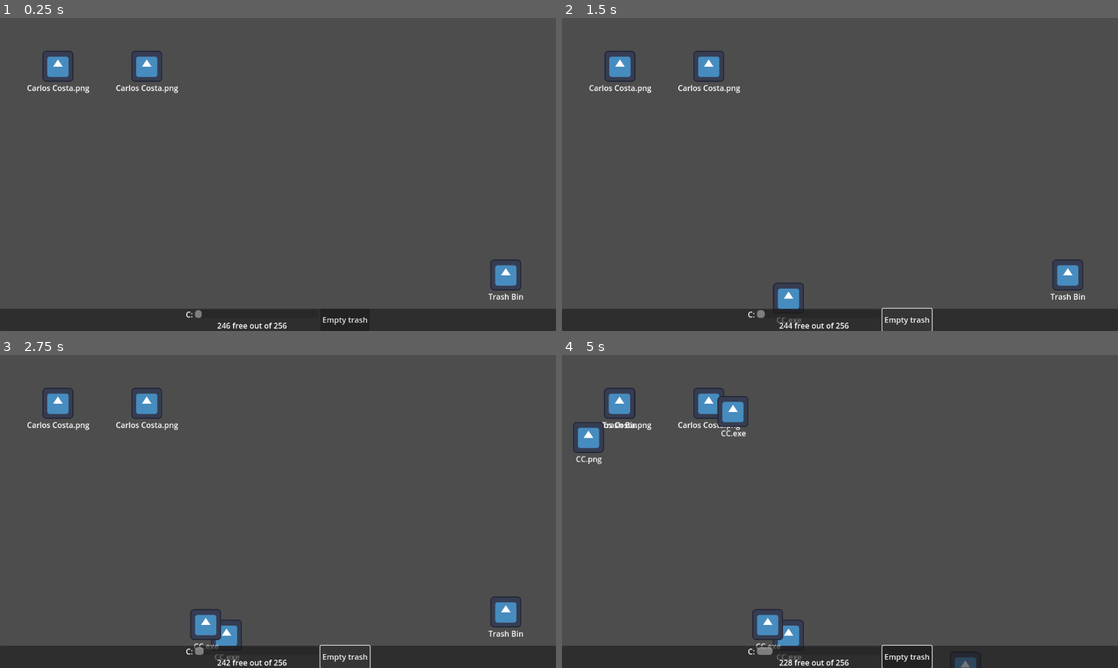
Above: before the commit, frames 1-4 (two rows, left to right).
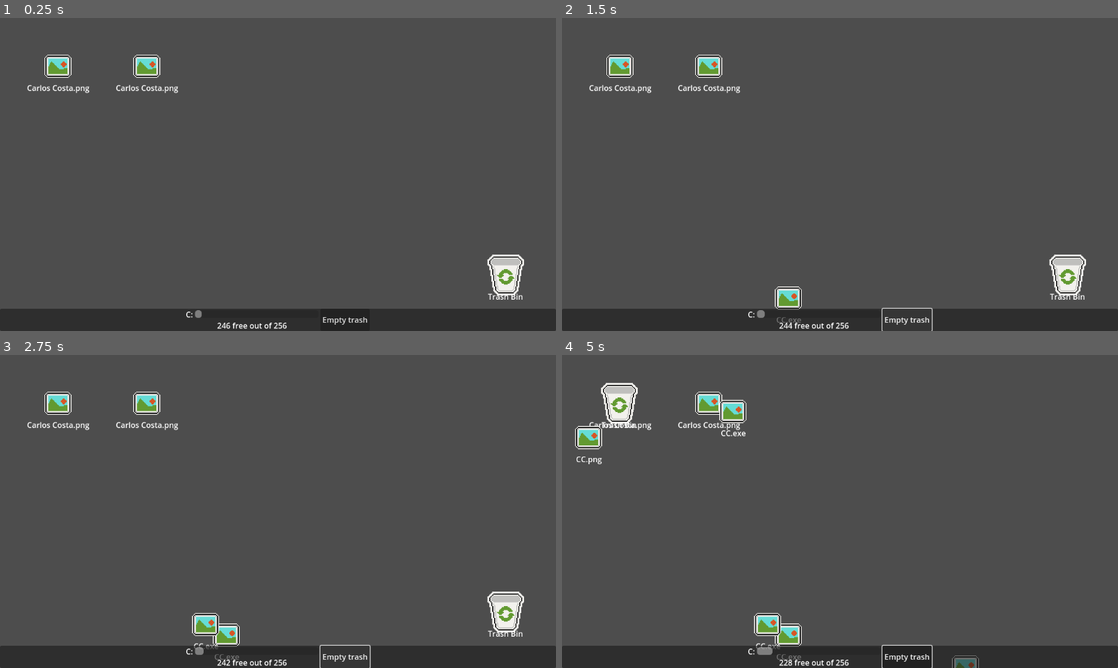
Above: after the commit, the same moments.

Repository: VileOar/ludum-dare-54
Game: Godot game, scene res://scenes/main.tscn
Same seed, same stepped clock (60 frames per second), same inputs: the game is played once before the commit and once after it. The engine's default icon, where the game draws it, is replaced by a stand-in: a white triangle on a blue panel in a dark square.
Inputs (mouse positions are in pixels of both pictures, inside the frame that each line leads up to):
- Up to frame 1 (0.25 s): no input
- Up to frame 2 (1.5 s): click "Empty trash" at 0.5 s; click "Empty trash" at 1.25 s
- Up to frame 3 (2.75 s): click "Empty trash" at 2 s
- Up to frame 4 (5 s): tap Enter at 2.75 s; drag from (1067, 611) to (617, 401) at 2.77 s; tap Space at 3.5 s; drag from (728, 527) to (617, 401) at 3.52 s; move the mouse to (895, 442) at 4.27 s; click (895, 442) at 4.42 s

The runs differ from the first frame. In frame 1, 1.7% of the frame differs, in the area x 7-95%, y 10-90%; in frame 2, 2.1%; in frame 3, 2.5%; in frame 4, 3.1%, in the area x 2-75%, y 8-100%.

Commit message:
Squashed commit of the following:
commit 2ba0804c86196450c2908d1e60815fdc2a821641
Author: PMSValerio <37459155+PMSValerio@users.noreply.github.com>
Date:   Sat Sep 30 17:48:22 2023 +0100

    select files

commit 16b4adb5ad93650d8a88208d00bad5ef391245af
Author: PMSValerio <37459155+PMSValerio@users.noreply.github.com>
Date:   Sat Sep 30 17:13:38 2023 +0100

    added selected graphics

commit 8c673e1a242bef73bc20b73536f9906999bcf353
Author: PMSValerio <37459155+PMSValerio@users.noreply.github.com>
Date:   Sat Sep 30 16:39:56 2023 +0100

    added sprites to nodes

commit 167d3c4c77361d80996e91a0fcb4a6536a1e7612
Merge: e31ccf2 143fc65
Author: PMSValerio <37459155+PMSValerio@users.noreply.github.com>
Date:   Sat Sep 30 16:29:07 2023 +0100

    Merge branch 'master' into art

commit e31ccf2720bc16fdfe950d298f0ccdd77b74ceb2
Author: PMSValerio <37459155+PMSValerio@users.noreply.github.com>
Date:   Sat Sep 30 16:28:29 2023 +0100

    add desktop icons

commit 143fc654614eeb9baa576c6f516946ab7ba5fc89
Author: Lucius Vinicius <luciusviniciusf@ua.pt>
Date:   Sat Sep 30 16:11:36 2023 +0100

    Fix multiple file_size

commit 7ec427e34ffc72c6134d0f3edcbe4017e30d8135
Author: PMSValerio <37459155+PMSValerio@users.noreply.github.com>
Date:   Sat Sep 30 15:16:20 2023 +0100

    base palette

Diff:
--- /dev/null
+++ b/assets/styles/select_stylebox.tres
@@ -0,0 +1,14 @@
+[gd_resource type="StyleBoxTexture" load_steps=2 format=3 uid="uid://mywrcixpr5bb"]
+
+[ext_resource type="Texture2D" uid="uid://c0kt1jh1aw8dm" path="res://assets/gfx/panels/desktop_panels.png" id="1_1tuv6"]
+
+[resource]
+content_margin_left = 4.0
+content_margin_top = 4.0
+content_margin_right = 4.0
+content_margin_bottom = 4.0
+texture = ExtResource("1_1tuv6")
+texture_margin_left = 8.0
+texture_margin_top = 8.0
+texture_margin_right = 8.0
+texture_margin_bottom = 8.0
--- a/project.godot
+++ b/project.godot
@@ -23,3 +23,7 @@
 [display]
 
 window/stretch/mode="viewport"
+
+[rendering]
+
+textures/canvas_textures/default_texture_filter=0
--- a/scenes/desktop.tscn
+++ b/scenes/desktop.tscn
@@ -21,5 +21,3 @@
 position = Vector2(472, 208)
 
 [node name="MouseManager" parent="." instance=ExtResource("3_vdwjr")]
-
-[connection signal="select_files" from="MouseManager" to="." method="_on_mouse_manager_select_files"]
--- a/scenes/files/draggable_file.tscn
+++ b/scenes/files/draggable_file.tscn
@@ -1,7 +1,72 @@
-[gd_scene load_steps=4 format=3 uid="uid://dv0gqt42k76sy"]
+[gd_scene load_steps=12 format=3 uid="uid://dv0gqt42k76sy"]
 
 [ext_resource type="Script" path="res://scripts/draggable_file.gd" id="1_6b7ij"]
-[ext_resource type="Texture2D" uid="uid://7s0b2duww7m6" path="res://icon.svg" id="2_1ykcq"]
+[ext_resource type="Texture2D" uid="uid://jvf4uwwjq7gj" path="res://assets/gfx/desktop_icons/file_icons.png" id="2_qx6t0"]
+[ext_resource type="Texture2D" uid="uid://cwajhyeq7c5dd" path="res://assets/gfx/desktop_icons/big_icons.png" id="3_2q1sg"]
+[ext_resource type="StyleBox" uid="uid://mywrcixpr5bb" path="res://assets/styles/select_stylebox.tres" id="4_tpltf"]
+
+[sub_resource type="AtlasTexture" id="AtlasTexture_872bg"]
+atlas = ExtResource("2_qx6t0")
+region = Rect2(0, 0, 32, 32)
+
+[sub_resource type="AtlasTexture" id="AtlasTexture_uoaal"]
+atlas = ExtResource("2_qx6t0")
+region = Rect2(0, 64, 32, 32)
+
+[sub_resource type="AtlasTexture" id="AtlasTexture_abxmc"]
+atlas = ExtResource("2_qx6t0")
+region = Rect2(0, 96, 32, 32)
+
+[sub_resource type="AtlasTexture" id="AtlasTexture_cpatc"]
+atlas = ExtResource("3_2q1sg")
+region = Rect2(0, 0, 48, 48)
+
+[sub_resource type="AtlasTexture" id="AtlasTexture_p68r8"]
+atlas = ExtResource("2_qx6t0")
+region = Rect2(0, 32, 32, 32)
+
+[sub_resource type="SpriteFrames" id="SpriteFrames_hjvc7"]
+animations = [{
+"frames": [{
+"duration": 1.0,
+"texture": SubResource("AtlasTexture_872bg")
+}],
+"loop": true,
+"name": &"exe",
+"speed": 5.0
+}, {
+"frames": [{
+"duration": 1.0,
+"texture": SubResource("AtlasTexture_uoaal")
+}],
+"loop": true,
+"name": &"folder",
+"speed": 5.0
+}, {
+"frames": [{
+"duration": 1.0,
+"texture": SubResource("AtlasTexture_abxmc")
+}],
+"loop": true,
+"name": &"png",
+"speed": 5.0
+}, {
+"frames": [{
+"duration": 1.0,
+"texture": SubResource("AtlasTexture_cpatc")
+}],
+"loop": true,
+"name": &"trash_bin",
+"speed": 5.0
+}, {
+"frames": [{
+"duration": 1.0,
+"texture": SubResource("AtlasTexture_p68r8")
+}],
+"loop": true,
+"name": &"txt",
+"speed": 5.0
+}]
 
 [sub_resource type="RectangleShape2D" id="RectangleShape2D_whtvk"]
 size = Vector2(64, 64)
@@ -9,9 +74,10 @@
 [node name="DraggableFile" type="Node2D"]
 script = ExtResource("1_6b7ij")
 
-[node name="Sprite2D" type="Sprite2D" parent="."]
-scale = Vector2(0.5, 0.5)
-texture = ExtResource("2_1ykcq")
+[node name="FileIcon" type="AnimatedSprite2D" parent="."]
+scale = Vector2(2, 2)
+sprite_frames = SubResource("SpriteFrames_hjvc7")
+animation = &"png"
 
 [node name="ColorRect" type="ColorRect" parent="."]
 offset_left = -32.0
@@ -36,4 +102,15 @@
 [node name="CollisionShape2D" type="CollisionShape2D" parent="SelectionArea"]
 shape = SubResource("RectangleShape2D_whtvk")
 
+[node name="PanelContainer" type="PanelContainer" parent="."]
+visible = false
+custom_minimum_size = Vector2(64, 64)
+anchors_preset = 15
+anchor_right = 1.0
+anchor_bottom = 1.0
+grow_horizontal = 2
+grow_vertical = 2
+mouse_filter = 2
+theme_override_styles/panel = ExtResource("4_tpltf")
+
 [connection signal="gui_input" from="ColorRect" to="." method="_on_color_rect_gui_input"]
--- a/scenes/files/trash_bin.tscn
+++ b/scenes/files/trash_bin.tscn
@@ -4,12 +4,17 @@
 [ext_resource type="Script" path="res://scripts/trash_bin.gd" id="2_u3sap"]
 
 [sub_resource type="RectangleShape2D" id="RectangleShape2D_dcycp"]
-size = Vector2(64, 64)
+size = Vector2(96, 96)
 
 [node name="TrashBin" instance=ExtResource("1_e3kgo")]
 script = ExtResource("2_u3sap")
+file_size = 0
+
+[node name="FileIcon" parent="." index="0"]
+animation = &"trash_bin"
 
 [node name="Label" parent="." index="2"]
+offset_right = 64.0
 text = "Trash Bin"
 
 [node name="Area2D" type="Area2D" parent="." index="3"]
--- a/scripts/autoloads/signal_manager.gd
+++ b/scripts/autoloads/signal_manager.gd
@@ -2,7 +2,6 @@
 
 signal release_file(file)
 signal release_files(files)
-signal select_files(files)
 
 ## emitted when someone wants to free space from disk (ex: empty trash, delete system32, ...)[br]
 ## should be caught by disk space manager
--- a/scripts/draggable_file.gd
+++ b/scripts/draggable_file.gd
@@ -5,8 +5,10 @@
 @onready var rect = get_viewport_rect()
 @onready var xx = rect.size.x/2 - 20
 @onready var yy = rect.size.y/2 - 20
+@onready var _selected_panel := $PanelContainer
 
 var lifted := false
+var selected := false
 var mouse_offset := Vector2.ZERO
 var text : String = "":
 	set(value):
@@ -15,11 +17,17 @@
 
 
 ## default file size
-var file_size := 5
+@export var file_size := 5
 
 # Called when the node enters the scene tree for the first time.
 func _ready():
 	SignalManager.file_created.emit(self)
+
+
+func _notification(what):
+	match what:
+		NOTIFICATION_PREDELETE:
+			Global.selected_files.erase(self)
 
 
 # Called every frame. 'delta' is the elapsed time since the previous frame.
@@ -35,21 +43,19 @@
 		match event.button_index:
 			MOUSE_BUTTON_LEFT:
 				if event.pressed:
-					# Multiple Selection
-					if Global.selected_files.is_empty():
-						set_lifted(true)
-					else:
-						for file in Global.selected_files:
-							file.set_lifted(true)
-				else:
-					# Multiple Selection
-					if Global.selected_files.is_empty():
-						set_lifted(false)
-						SignalManager.release_file.emit(self)
-					else:
+					# if another file is clicked besides the already selected ones, deselect them
+					if not Global.selected_files.has(self):
 						for file in Global.selected_files:
 							file.set_lifted(false)
-						SignalManager.release_files.emit(Global.selected_files)
+							file.set_selected(false)
+						set_selected(true)
+					# otherwise, add self to selected and grab all selected
+					for file in Global.selected_files:
+						file.set_lifted(true)
+				else:
+					for file in Global.selected_files:
+						file.set_lifted(false)
+					SignalManager.release_files.emit(Global.selected_files)
 			# RIGHT CLICK HANDLER GOES HERE
 
 func set_lifted(val : bool):
@@ -62,3 +68,13 @@
 
 func delete():
 	queue_free()
+
+func set_selected(val : bool):
+	selected = val
+	if val:
+		if not Global.selected_files.has(self):
+			Global.selected_files.append(self)
+		_selected_panel.show()
+	else:
+		Global.selected_files.erase(self)
+		_selected_panel.hide()
--- a/scripts/mouse_manager.gd
+++ b/scripts/mouse_manager.gd
@@ -3,8 +3,6 @@
 @onready var panel : Panel = $Panel
 @onready var selection_area : Area2D = $SelectionArea
 @onready var selection_shape = $SelectionArea/SelectionShape
-
-signal select_files(files)
 
 var final_mouse_pos := Vector2.ZERO
 var initial_mouse_pos := Vector2.ZERO
@@ -36,6 +34,7 @@
 	# Draggable Area
 	if event is InputEventMouseButton:
 		match event.button_index:
+			# only enters here if not clicking a file
 			MOUSE_BUTTON_LEFT:
 				if event.pressed:
 					var mouse_pos = get_global_mouse_position()
@@ -50,11 +49,9 @@
 
 func _on_selection_area_area_entered(area):
 	if dragging:
-		Global.selected_files.append(area.owner)
-#	SignalManager.select_files.emit(selected_files)
+		area.owner.set_selected(true)
 
 
 func _on_selection_area_area_exited(area):
 	if dragging:
-		Global.selected_files.erase(area.owner)
-#	SignalManager.select_files.emit(selected_files)
+		area.owner.set_selected(false)
--- a/scripts/trash_bin.gd
+++ b/scripts/trash_bin.gd
@@ -15,7 +15,7 @@
 	SignalManager.empty_trash.connect(empty_trash)
 
 func remove_file(file : DraggableFile):
-	if file.name == "TrashBin" or not mouse_hovered: return
+	if file.name == "TrashBin" or not mouse_hovered or selected: return
 	total_space += file.file_size
 	file.delete()
 
@@ -23,7 +23,7 @@
 	for i in range(files.size() - 1, -1, -1):
 		var file = files[i]
 		remove_file(file)
-	Global.selected_files = []
+	#Global.selected_files = []
 
 func empty_trash():
 	# TODO: according to how full it is, lag the computer (this should probably be done by emitting
Binary file added: assets/aseprite/big_icons.aseprite
Not shown, added: assets/aseprite/big_icons.png.import
Binary file added: assets/aseprite/desktop_panels.aseprite
Binary file added: assets/aseprite/file_icons.aseprite
Not shown, added: assets/aseprite/file_icons.png.import
Binary file added: assets/aseprite/zxarne-5-2-32x.png
Not shown, added: assets/aseprite/zxarne-5-2-32x.png.import
Binary file added: assets/fonts/Retro Gaming.ttf
Not shown, added: assets/fonts/Retro Gaming.ttf.import
Binary file added: assets/gfx/desktop_icons/big_icons.png
Not shown, added: assets/gfx/desktop_icons/big_icons.png.import
Binary file added: assets/gfx/desktop_icons/file_icons.png
(and 3 more such lines)
